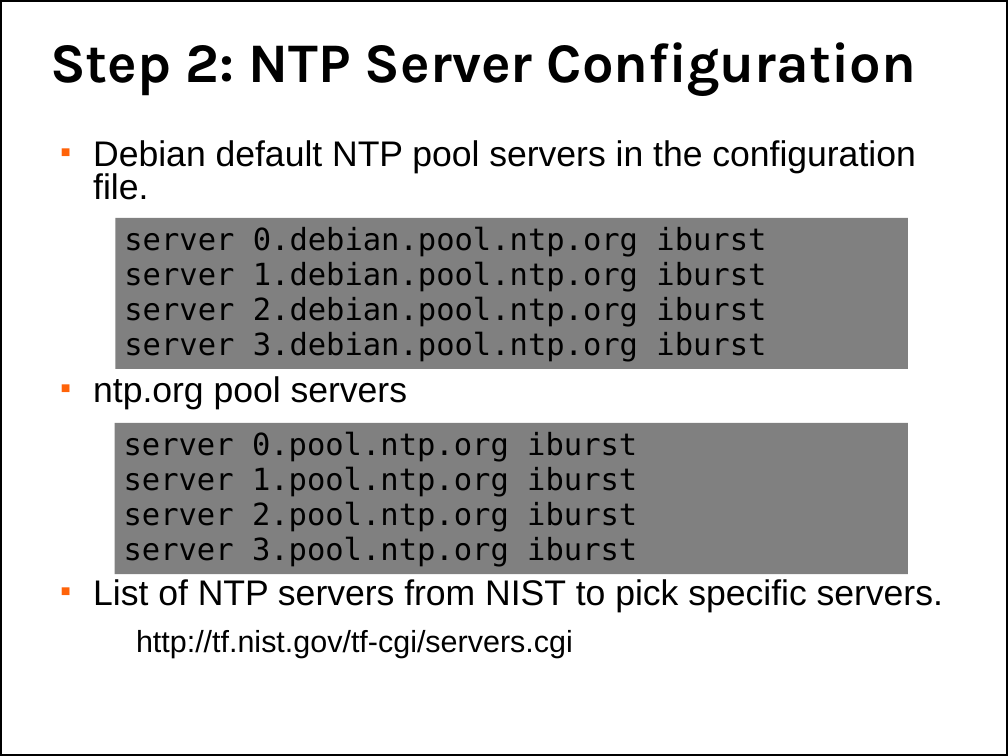
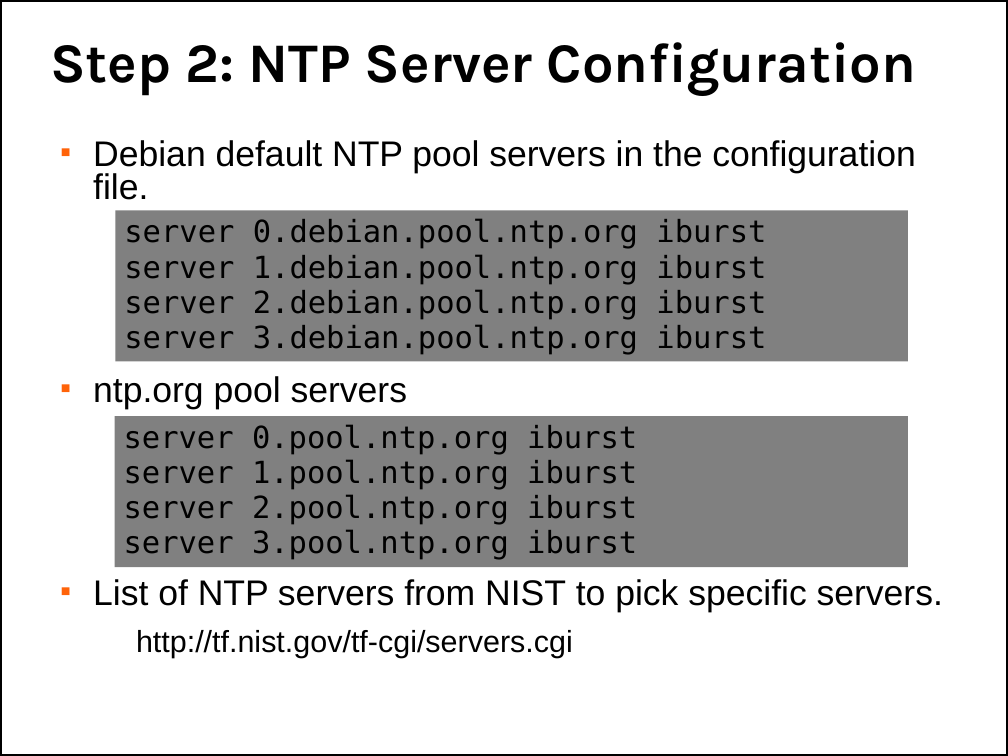
Before and after one commit to afnog/afnog.github.io, a slide deck: slide 10 of sse/ntp/ntp-service.pptx. Drawn at 1008x756 pixels with LibreOffice and Linux fonts; fonts in the diff are those of the drawing; background and template pictures are left out. Boxes give left, top, right and bottom in pixels: in the first picture for what was removed or moved away, otherwise in the second. Text is boxed around its words. In the diff, an @@ line names an element or a change of style, - is before the commit and + after.

```diff
--- a/sse/ntp/ntp-service.pptx
+++ b/sse/ntp/ntp-service.pptx
@@ rectangle "server 0.debian.pool.ntp.org iburst" moved from (x1=115, y1=218, x2=908, y2=369) to (x1=115, y1=210, x2=908, y2=361) @@
@@ rectangle "server 0.pool.ntp.org iburst" moved from (x1=114, y1=424, x2=908, y2=574) to (x1=114, y1=416, x2=908, y2=567) @@
```
Also in this commit, not shown: 5 other slides changed, 1 slide added, 1 other file.
